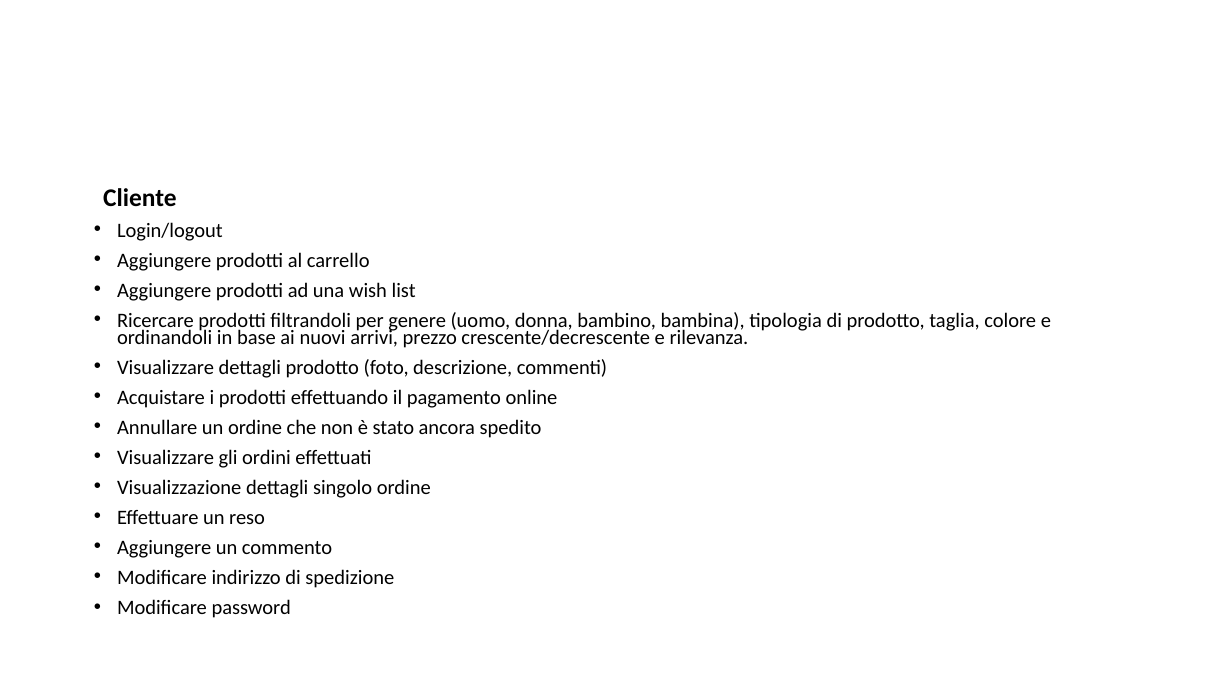
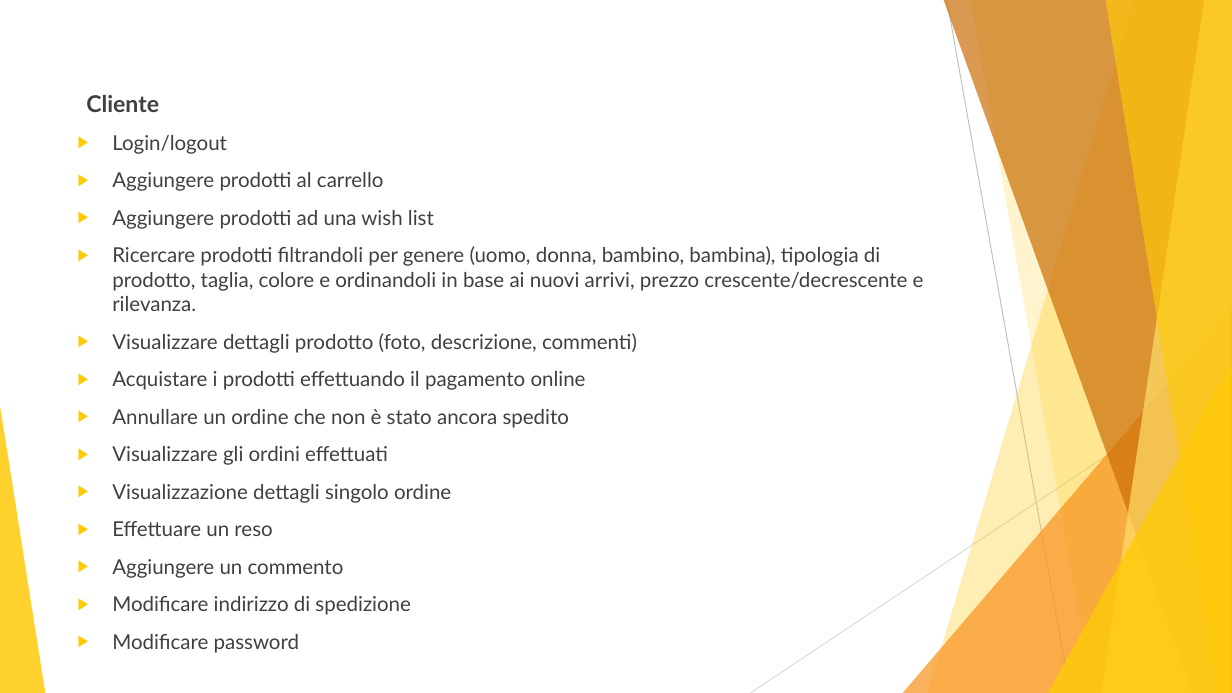
Before and after one commit to aymen94/visionario, a slide deck: slide 3 of documentation/it/Presentazione.pptx. Drawn at 1232x693 pixels with LibreOffice and Linux fonts; fonts in the diff are those of the drawing. Boxes give left, top, right and bottom in pixels: in the first picture for what was removed or moved away, otherwise in the second. Text is boxed around its words. In the diff, an @@ line names an element or a change of style, - is before the commit and + after.

```diff
--- a/documentation/it/Presentazione.pptx
+++ b/documentation/it/Presentazione.pptx
@@ text "Cliente": place and size @@
-text "Cliente" at bbox=[103, 188, 1051, 618]
+text "Cliente" at bbox=[86, 95, 924, 653]
@@ text "Cliente" at bbox=[86, 95, 924, 653]: size 19.8 to 18 pt in "Cliente"; font Calibri to Lato, text colour #000000 to #404040; line spacing 0.7 to 1; bullet • to ▶ @@
@@ group added at bbox=[0, 0, 1232, 693]: 5 freeform shapes, 3 triangles, 2 lines @@
```
Also in this commit, not shown: 5 other slides changed, 3 slides added, 1 slide removed, 1 other file.
